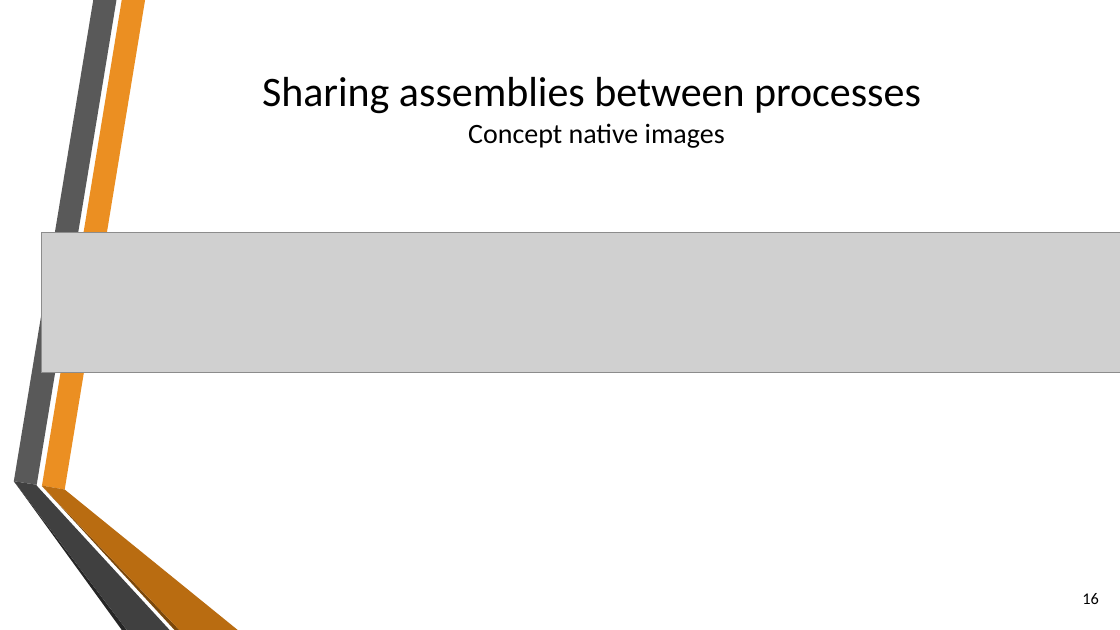
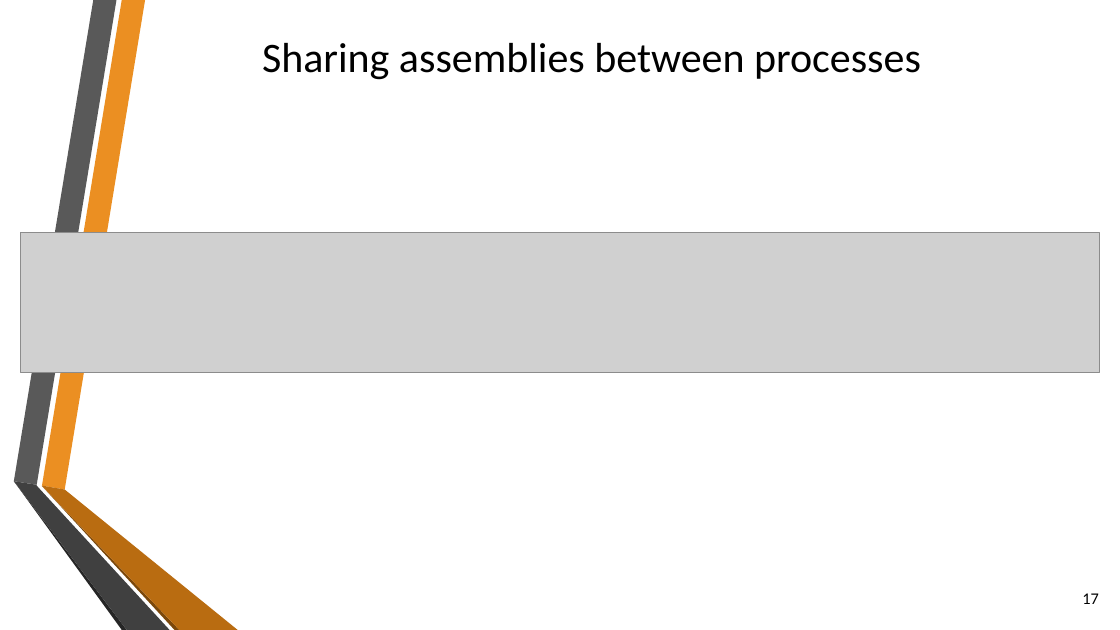
Before and after one commit to sflusov/IISSharingAssemblies, a slide deck: slide 17 of presentation/Sharing common assemblies.pptx (slide 16 before the commit). Drawn at 1120x630 pixels with LibreOffice and Linux fonts; fonts in the diff are those of the drawing; grey boxes stand for pictures; background and template pictures are left out. Boxes give left, top, right and bottom in pixels: in the first picture for what was removed or moved away, otherwise in the second. Text is boxed around its words. In the diff, an @@ line names an element or a change of style, - is before the commit and + after.

```diff
--- a/presentation/Sharing common assemblies.pptx
+++ b/presentation/Sharing common assemblies.pptx
@@ title at [262,43,921,80]: text changed @@
-Sharing assemblies between processes
-Concept native images
+Sharing assemblies between processes
@@ picture: place and size @@
-picture at [41,233,1120,373]
+picture at [20,233,1099,373]
@@ page number at [1082,593,1099,604]: text changed @@
-16
+17
```
Also in this commit, not shown: 14 other slides changed, 3 slides added, 1 slide removed.
